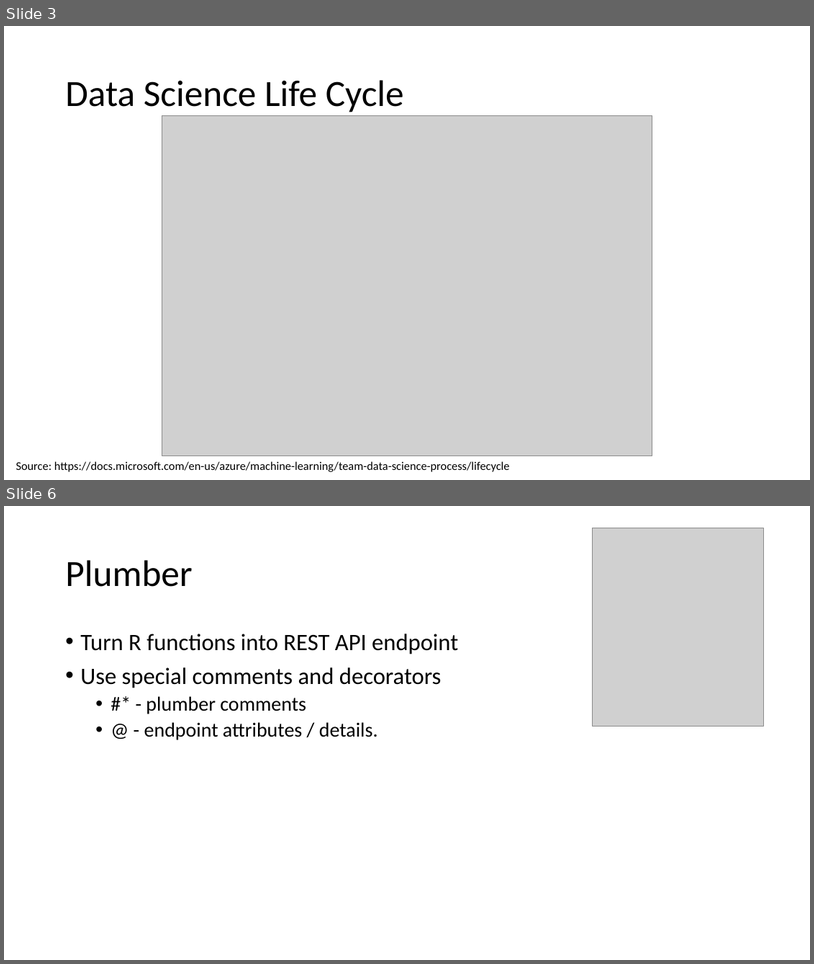
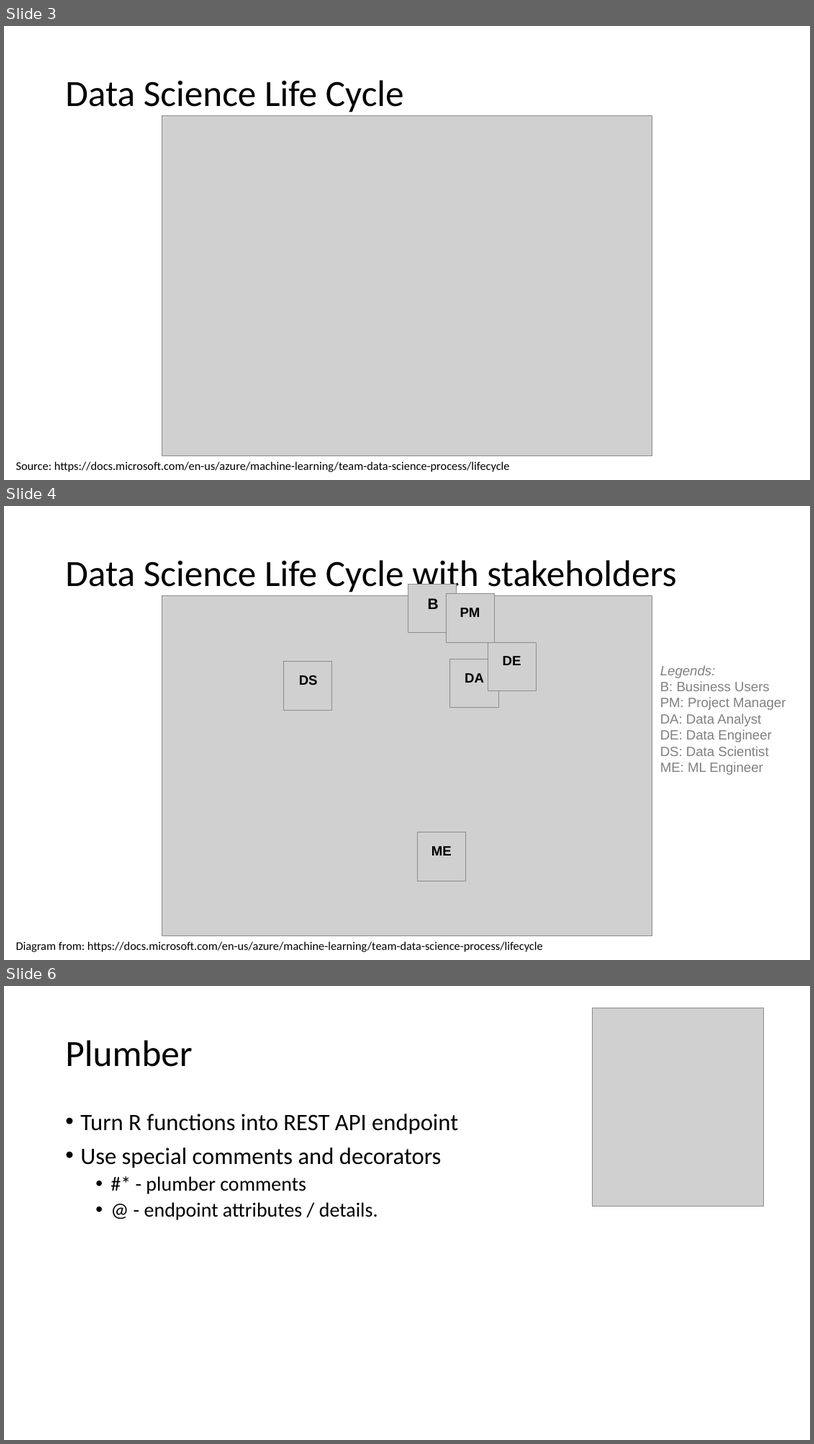
Before and after one commit to raymondowf/rconf-2020, a slide deck: slides.pptx. Shown one above the other, each under a label of ours: slides 3 and 6 before the commit, slides 3, 4 and 6 after it; the slides between them are not shown. The pictures are 814x964 and 814x1444 pixels, drawn with LibreOffice and Linux fonts; fonts in the diff are those of the drawing; grey boxes stand for pictures; background and template pictures are left out. Boxes give left, top, right and bottom in pixels: in the first picture for what was removed or moved away, otherwise in the second. Text is boxed around its words. In the diff, an @@ line names an element or a change of style, - is before the commit and + after.

```diff
--- a/slides.pptx
+++ b/slides.pptx
@@ slide 4 added at (4,506,810,960), background #FFFFFF @@
@@ title added at (65,560,676,595), 44 pt, text #000000 @@
+Data Science Life Cycle with stakeholders
@@ picture added at (408,584,456,633) @@
@@ picture added at (162,595,653,936) @@
@@ text added at (428,598,439,609), 18 pt, text #000000, bold @@
+B
@@ picture added at (446,594,494,642) @@
@@ text added at (460,608,481,617), 16 pt, text #000000, bold @@
+PM
@@ picture added at (488,642,536,690) @@
@@ text added at (503,656,522,665), 16 pt, text #000000, bold @@
+DE
@@ picture added at (283,662,332,710) @@
@@ text added at (299,675,318,685), 16 pt, text #000000, bold @@
+DS
@@ picture added at (450,659,499,708) @@
@@ text added at (465,673,484,682), 16 pt, text #000000, bold @@
+DA
@@ text added at (661,665,786,775), 16 pt, text #808080 @@
+Legends:
+B: Business Users
+PM: Project Manager
+DA: Data Analyst
+DE: Data Engineer
+DS: Data Scientist
+ME: ML Engineer
@@ picture added at (418,832,466,880) @@
@@ text added at (432,846,452,855), 16 pt, text #000000, bold @@
+ME
@@ text added at (16,941,543,952), 14 pt, text #000000 @@
+Diagram from: https://docs.microsoft.com/en-us/azure/machine-learning/team-data-science-process/lifecycle
```
Also in this commit, not shown: 10 slides changed, 3 other files.
